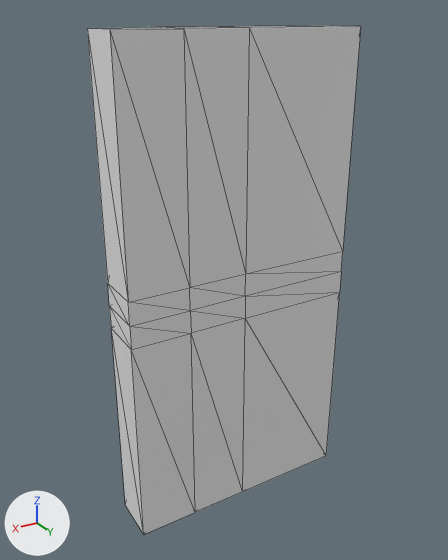
Renders of the glTF model models/Door.glb from each side of a commit.
Rendered twice from a 50 mm camera at (1.74, 2.0, 2.05) aimed at (0.52, -0.03, 1.03). Arrows for +X, +Y and +Z are at lower left; the lights stay in place. The older version comes first. Mesh edges are drawn as thin lines. Vertices at exactly the same position are counted once.

In view in the first picture: 'Door'.
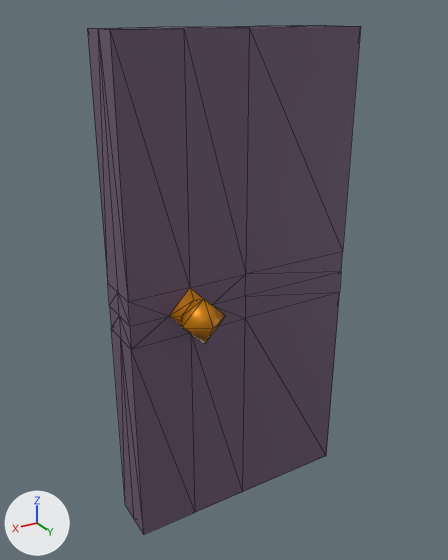
Location of each change, (x1, y1, x2, y2) in pixels of the pictures (448 x 560 px):
part 1 of me_cube_001, built on: (87, 25, 345, 534) in both
part 2 of me_cube_001, recoloured (white to greyish purple): (110, 26, 361, 534) in both

What changed in the scene script:
```text
Add mat_knob:
    mat_knob = principled_material('Knob')
    mat_knob.base_color = (0.7, 0.254, 0.0)  # orange #da8a00
    mat_knob.metallic = 0.5
Add mat_wood:
    mat_wood = principled_material('Wood')
    mat_wood.base_color = (0.142, 0.0903, 0.16)  # greyish purple #69556f
Change me_cube_001:
    used by ob_door; location = (0.0, 0.0, 0.0)
    remove me_cube_001.from_pydata(...)  # 50 vertices, 96 faces; spans x 0.0..1.0, y -0.27..0.1, z 0.0..2.0
    add me_cube_001.from_pydata(...)  # 74 vertices, 144 faces; spans x 0.0..1.0, y -0.27..0.27, z 0.0..2.0
    me_cube_001 part 1
    1 vertex is removed from x 0.75, y 0.1, z 1.0
    66 faces are deleted
    11 vertices are added at x 0.66..0.84, y 0.1..0.27, z 0.91..1.09
    14 new vertices lie (0.0, 0.1, 0.0) away from vertices in x 0.0..1.0, y -0.1, z 0.0..2.0
    84 new faces join them, mat_wood (greyish purple #69556f)
    30 new faces join them, mat_knob (orange #da8a00)
    me_cube_001 part 2: 20 faces spanning x 0.0..1.0, y -0.1..0.1, z 0.0..2.0 switch from no material to mat_wood (greyish purple #69556f)
    add me_cube_001.materials.append(mat_knob)  # orange #da8a00
```
